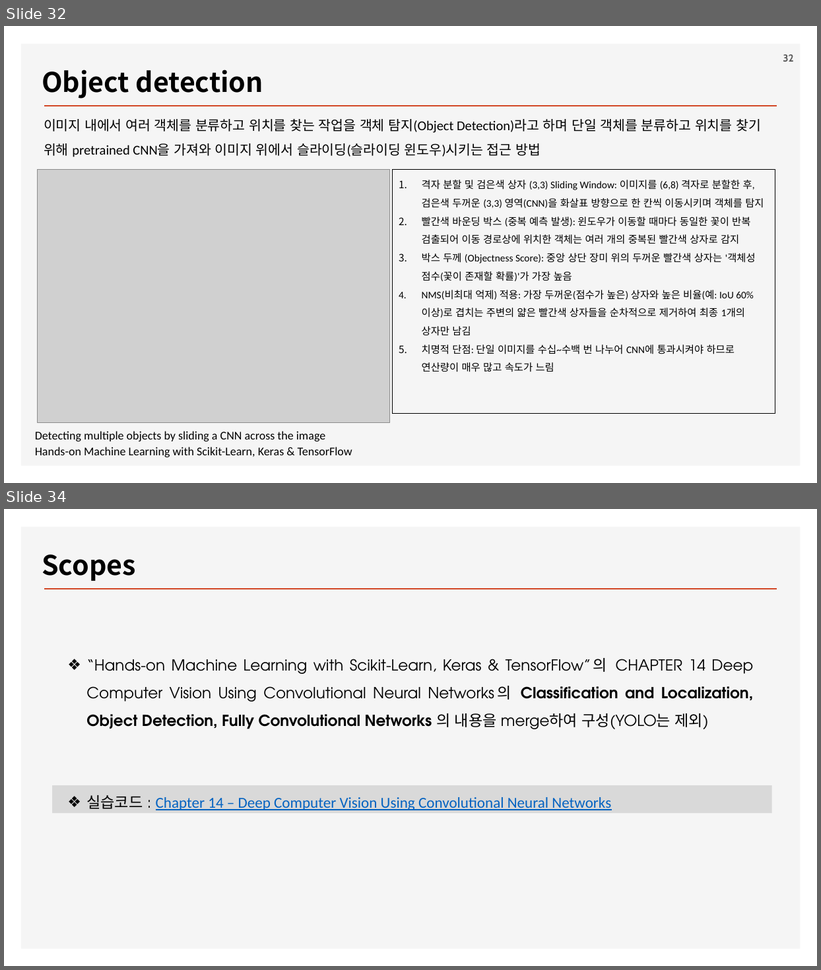
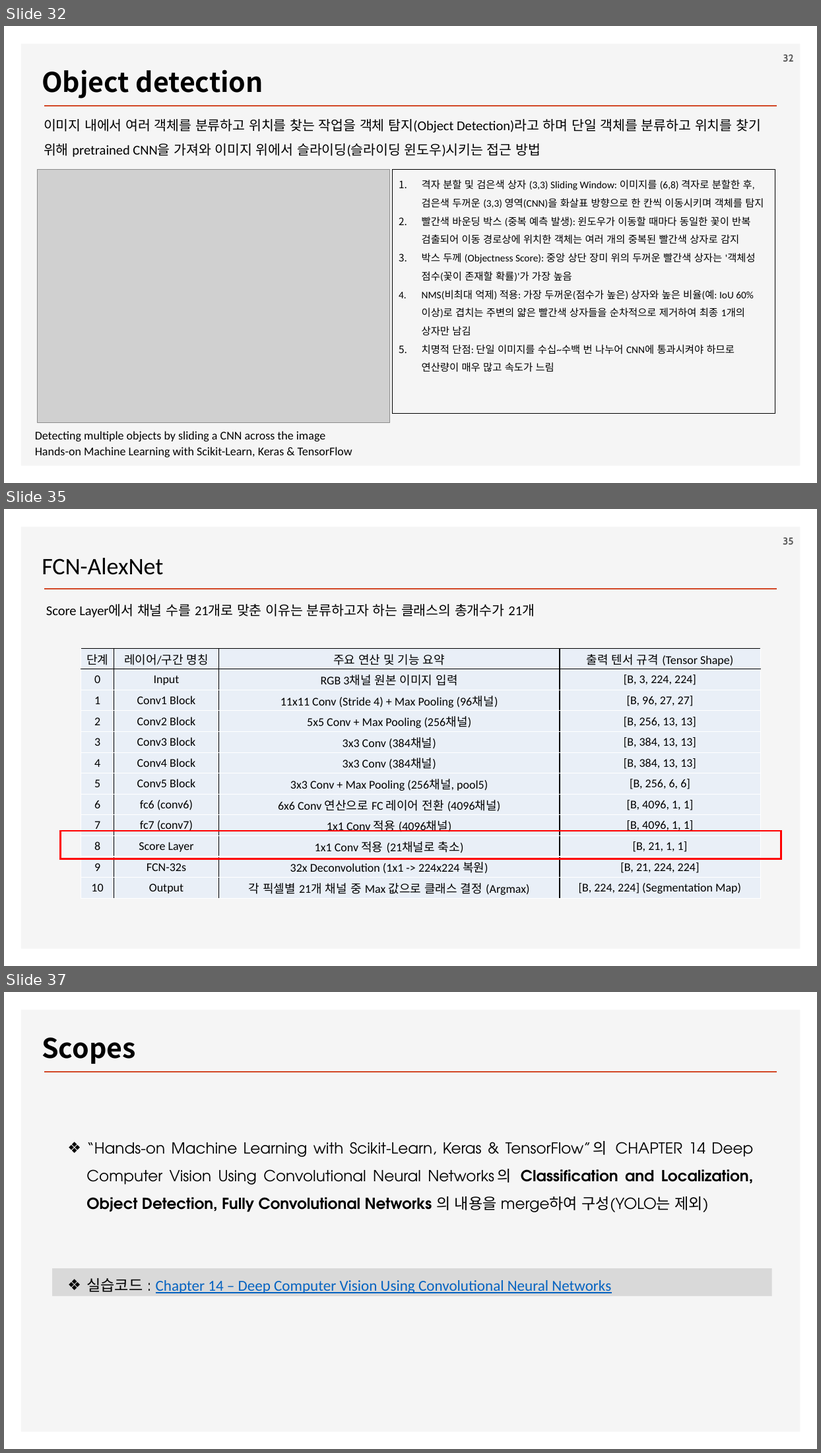
Before and after one commit to ancestor9/2026_Fall_Deep-Learning-with-Python, a slide deck: Chapter 11 Image segmentation.pptx. Shown one above the other, each under a label of ours: slides 32 and 34 before the commit, slides 32, 35 and 37 after it; the slides between them are not shown. The pictures are 821x970 and 821x1453 pixels, drawn with LibreOffice and Linux fonts; fonts in the diff are those of the drawing; grey boxes stand for pictures; background and template pictures are left out. Boxes give left, top, right and bottom in pixels: in the first picture for what was removed or moved away, otherwise in the second. Text is boxed around its words. In the diff, an @@ line names an element or a change of style, - is before the commit and + after.

```diff
--- a/Chapter 11 Image segmentation.pptx
+++ b/Chapter 11 Image segmentation.pptx
@@ slide 35 added at (4,509,817,966), background #FFFFFF; not listed: 2 template elements that a slide beside it also shows @@
@@ page number added at (783,537,794,545), 12 pt, text #595959, bold @@
+35
@@ text added at (42,558,163,575), 28 pt, text #000000 @@
+FCN-AlexNet
@@ text added at (46,604,535,618), 16 pt, text #000000 @@
+Score Layer에서 채널 수를 21개로 맞춘 이유는 분류하고자 하는 클래스의 총개수가 21개
@@ table added at (81,649,760,899), 12 rows, 4 columns @@
+단계 | 레이어/구간 명칭 | 주요 연산 및 기능 요약 | 출력 텐서 규격 (Tensor Shape)
+0 | Input | RGB 3채널 원본 이미지 입력 | [B, 3, 224, 224]
+1 | Conv1 Block | 11x11 Conv (Stride 4) + Max Pooling (96채널) | [B, 96, 27, 27]
+2 | Conv2 Block | 5x5 Conv + Max Pooling (256채널) | [B, 256, 13, 13]
+3 | Conv3 Block | 3x3 Conv (384채널) | [B, 384, 13, 13]
+4 | Conv4 Block | 3x3 Conv (384채널) | [B, 384, 13, 13]
+5 | Conv5 Block | 3x3 Conv + Max Pooling (256채널, pool5) | [B, 256, 6, 6]
+6 | fc6 (conv6) | 6x6 Conv 연산으로 FC 레이어 전환 (4096채널) | [B, 4096, 1, 1]
+7 | fc7 (conv7) | 1x1 Conv 적용 (4096채널) | [B, 4096, 1, 1]
+8 | Score Layer | 1x1 Conv 적용 (21채널로 축소) | [B, 21, 1, 1]
+9 | FCN-32s | 32x Deconvolution (1x1 -> 224x224 복원) | [B, 21, 224, 224]
+10 | Output | 각 픽셀별 21개 채널 중 Max 값으로 클래스 결정 (Argmax) | [B, 224, 224] (Segmentation Map)
@@ rectangle added at (61,831,781,859), outline #FF0000 2.25 pt @@
@@ what was slide 34 is now slide 37 @@
```
Also in this commit, not shown: 2 slides changed, 1 other slide added.
